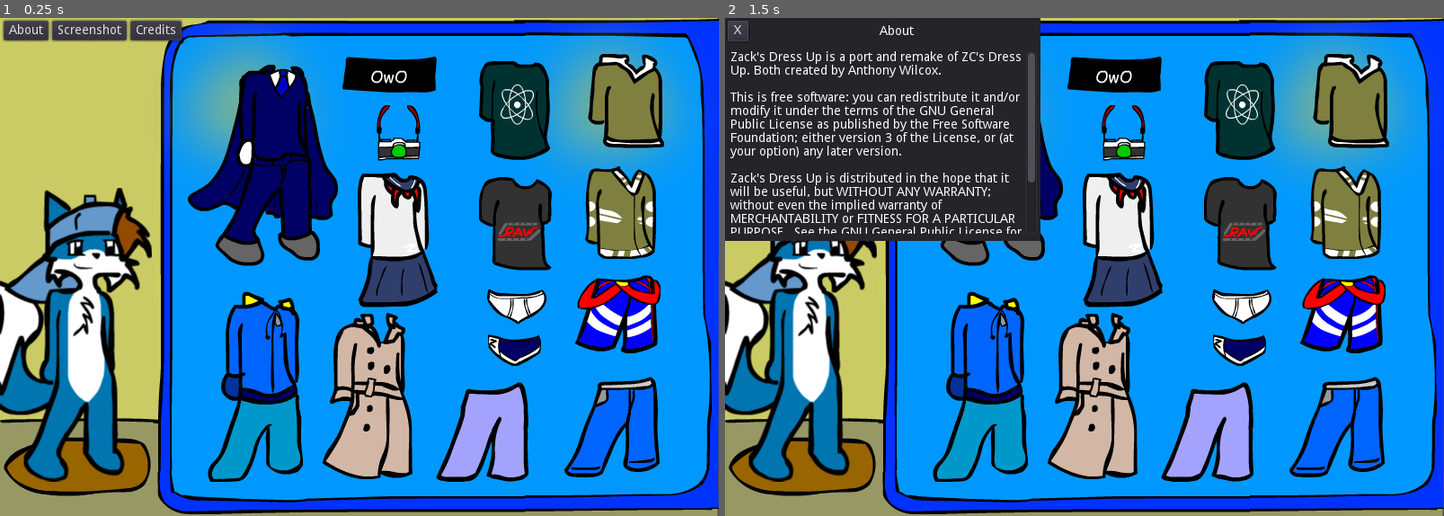
Above: before the commit, frames 1-2 (left to right).
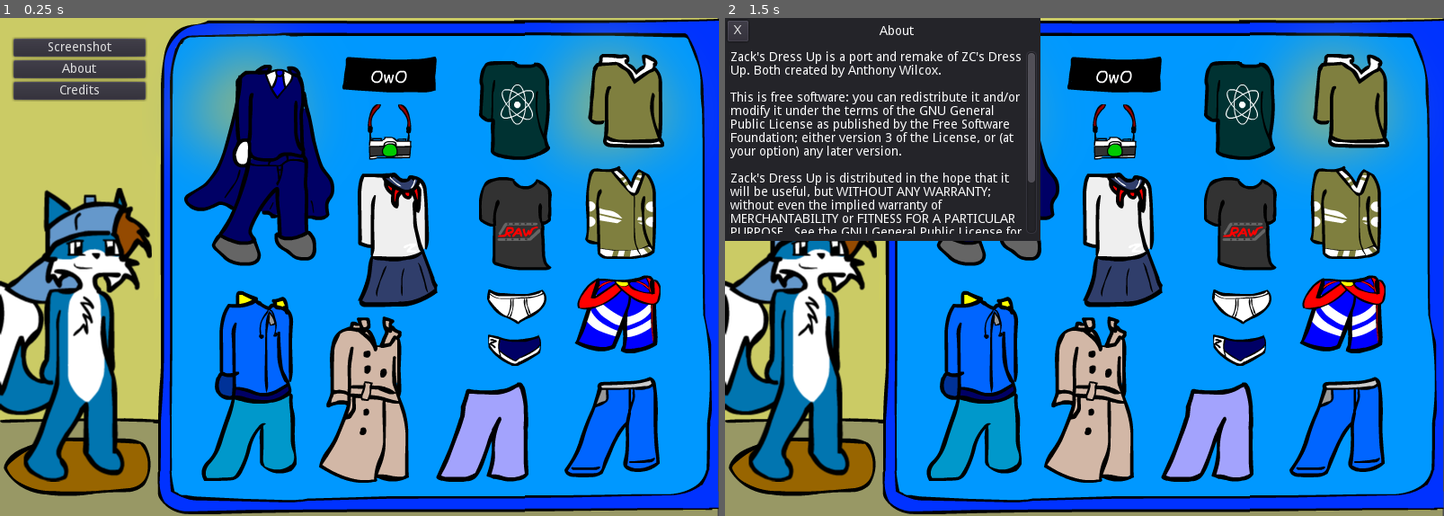
Above: after the commit, the same moments.

Repository: tonytins/dressupzack
Game: Godot game, scene res://MainScreen.tscn
Two runs of this game, one before a commit and one after it. Both use one fixed random seed, a clock stepped at 60 frames per second and the inputs below.
Inputs:
- Up to frame 1 (0.25 s): no input
- Up to frame 2 (1.5 s): click "About" at 0.5 s; click "Screenshot" at 1.25 s

The runs differ from the first frame. In frame 1, 9.8% of the frame differs, in the area x 0-59%, y 0-94%; in frame 2, 4.7%.

Commit message:
Interface tweak
- Removed Splash.gd

Diff:
--- a/Clothes.tscn
+++ b/Clothes.tscn
@@ -17,7 +17,7 @@
 [ext_resource path="res://assets/camera.png" type="Texture" id=15]
 [ext_resource path="res://assets/owo censor.png" type="Texture" id=16]
 
-[node name="Clothes" type="Node2D"]
+[node name="Clothes" type="Node2D" index="0"]
 
 [node name="Wordrobe" type="ReferenceRect" parent="." index="0"]
 
@@ -25,9 +25,9 @@
 anchor_top = 0.0
 anchor_right = 0.0
 anchor_bottom = 0.0
-margin_left = 205.0
-margin_top = 33.0
-margin_right = 771.0
+margin_left = 193.0
+margin_top = 17.0
+margin_right = 775.0
 margin_bottom = 527.0
 rect_pivot_offset = Vector2( 0, 0 )
 rect_clip_content = false
@@ -274,10 +274,10 @@
 anchor_top = 0.0
 anchor_right = 0.0
 anchor_bottom = 0.0
-margin_left = 231.0
-margin_top = 304.0
-margin_right = 337.0
-margin_bottom = 516.0
+margin_left = 224.0
+margin_top = 303.0
+margin_right = 330.0
+margin_bottom = 515.0
 rect_pivot_offset = Vector2( 0, 0 )
 rect_clip_content = false
 focus_mode = 2
@@ -299,10 +299,10 @@
 anchor_top = 0.0
 anchor_right = 0.0
 anchor_bottom = 0.0
-margin_left = 359.0
-margin_top = 328.0
-margin_right = 465.0
-margin_bottom = 519.0
+margin_left = 355.0
+margin_top = 332.0
+margin_right = 461.0
+margin_bottom = 523.0
 rect_pivot_offset = Vector2( 0, 0 )
 rect_clip_content = false
 focus_mode = 2
@@ -324,9 +324,9 @@
 anchor_top = 0.0
 anchor_right = 0.0
 anchor_bottom = 0.0
-margin_left = 209.0
+margin_left = 205.0
 margin_top = 52.0
-margin_right = 376.0
+margin_right = 372.0
 margin_bottom = 276.0
 rect_pivot_offset = Vector2( 0, 0 )
 rect_clip_content = false
@@ -376,10 +376,10 @@
 anchor_top = 0.0
 anchor_right = 0.0
 anchor_bottom = 0.0
-margin_left = 419.0
-margin_top = 97.0
-margin_right = 468.0
-margin_bottom = 159.0
+margin_left = 409.0
+margin_top = 96.0
+margin_right = 458.0
+margin_bottom = 158.0
 rect_pivot_offset = Vector2( 0, 0 )
 rect_clip_content = false
 focus_mode = 2
--- a/Interface.tscn
+++ b/Interface.tscn
@@ -25,9 +25,10 @@
 anchor_top = 0.0
 anchor_right = 0.0
 anchor_bottom = 0.0
-margin_top = 7.0
-margin_right = 799.0
-margin_bottom = 35.0
+margin_left = 11.0
+margin_top = 27.0
+margin_right = 165.0
+margin_bottom = 161.0
 rect_pivot_offset = Vector2( 0, 0 )
 rect_clip_content = false
 mouse_filter = 0
@@ -35,7 +36,7 @@
 size_flags_horizontal = 1
 size_flags_vertical = 1
 
-[node name="HozContainer" type="HBoxContainer" parent="ReferenceRect" index="0"]
+[node name="VertContainer" type="VBoxContainer" parent="ReferenceRect" index="0"]
 
 anchor_left = 0.0
 anchor_top = 0.0
@@ -53,14 +54,38 @@
 size_flags_vertical = 1
 alignment = 0
 
-[node name="AboutBtn" type="Button" parent="ReferenceRect/HozContainer" index="0"]
+[node name="ScreenshotBtn" type="Button" parent="ReferenceRect/VertContainer" index="0"]
 
 anchor_left = 0.0
 anchor_top = 0.0
 anchor_right = 0.0
 anchor_bottom = 0.0
-margin_right = 50.0
-margin_bottom = 22.0
+margin_right = 147.0
+margin_bottom = 20.0
+rect_pivot_offset = Vector2( 0, 0 )
+rect_clip_content = false
+focus_mode = 2
+mouse_filter = 0
+mouse_default_cursor_shape = 0
+size_flags_horizontal = 1
+size_flags_vertical = 1
+toggle_mode = false
+enabled_focus_mode = 2
+shortcut = null
+group = null
+text = "Screenshot"
+flat = false
+align = 1
+
+[node name="AboutBtn" type="Button" parent="ReferenceRect/VertContainer" index="1"]
+
+anchor_left = 0.0
+anchor_top = 0.0
+anchor_right = 0.0
+anchor_bottom = 0.0
+margin_top = 24.0
+margin_right = 147.0
+margin_bottom = 44.0
 rect_pivot_offset = Vector2( 0, 0 )
 rect_clip_content = false
 focus_mode = 2
@@ -76,39 +101,15 @@
 flat = false
 align = 1
 
-[node name="ScreenshotBtn" type="Button" parent="ReferenceRect/HozContainer" index="1"]
+[node name="CreditsBtn" type="Button" parent="ReferenceRect/VertContainer" index="2"]
 
 anchor_left = 0.0
 anchor_top = 0.0
 anchor_right = 0.0
 anchor_bottom = 0.0
-margin_left = 54.0
-margin_right = 137.0
-margin_bottom = 22.0
-rect_pivot_offset = Vector2( 0, 0 )
-rect_clip_content = false
-focus_mode = 2
-mouse_filter = 0
-mouse_default_cursor_shape = 0
-size_flags_horizontal = 1
-size_flags_vertical = 1
-toggle_mode = false
-enabled_focus_mode = 2
-shortcut = null
-group = null
-text = "Screenshot"
-flat = false
-align = 1
-
-[node name="CreditsBtn" type="Button" parent="ReferenceRect/HozContainer" index="2"]
-
-anchor_left = 0.0
-anchor_top = 0.0
-anchor_right = 0.0
-anchor_bottom = 0.0
-margin_left = 141.0
-margin_right = 198.0
-margin_bottom = 22.0
+margin_top = 48.0
+margin_right = 147.0
+margin_bottom = 68.0
 rect_pivot_offset = Vector2( 0, 0 )
 rect_clip_content = false
 focus_mode = 2
@@ -124,8 +125,8 @@
 flat = false
 align = 1
 
-[connection signal="pressed" from="ReferenceRect/HozContainer/AboutBtn" to="." method="_on_AboutBtn_pressed"]
+[connection signal="pressed" from="ReferenceRect/VertContainer/ScreenshotBtn" to="." method="_on_ScreenshotBtn_pressed"]
 
-[connection signal="pressed" from="ReferenceRect/HozContainer/ScreenshotBtn" to="." method="_on_ScreenshotBtn_pressed"]
+[connection signal="pressed" from="ReferenceRect/VertContainer/AboutBtn" to="." method="_on_AboutBtn_pressed"]
 
-[connection signal="pressed" from="ReferenceRect/HozContainer/CreditsBtn" to="." method="_on_CreditsBtn_pressed"]
+[connection signal="pressed" from="ReferenceRect/VertContainer/CreditsBtn" to="." method="_on_CreditsBtn_pressed"]
--- a/src/Splash.gd
+++ /dev/null
@@ -1,6 +0,0 @@
-# Anthony Wilcox licenses this file to you under the GPL license.
-# See the LICENSE file in the project root for more information.
-extends Node
-
-func _on_Timer_timeout():
-	get_tree().change_scene("res://MainScreen.tscn")
--- a/src/WindowControl.gd
+++ b/src/WindowControl.gd
@@ -1,5 +1,6 @@
 # Anthony Wilcox licenses this file to you under the GPL license.
 # See the LICENSE file in the project root for more information.
+tool
 extends Control
 
 const DEFUALT_CONTENT_HEIGHT = 216
--- a/windows/Credits.tscn
+++ b/windows/Credits.tscn
@@ -2,7 +2,7 @@
 
 [ext_resource path="res://widgets/WindowControl.tscn" type="PackedScene" id=1]
 
-[node name="Credits" type="Node" index="0"]
+[node name="Credits" type="Node"]
 
 [node name="WindowControl" parent="." index="0" instance=ExtResource( 1 )]
 
